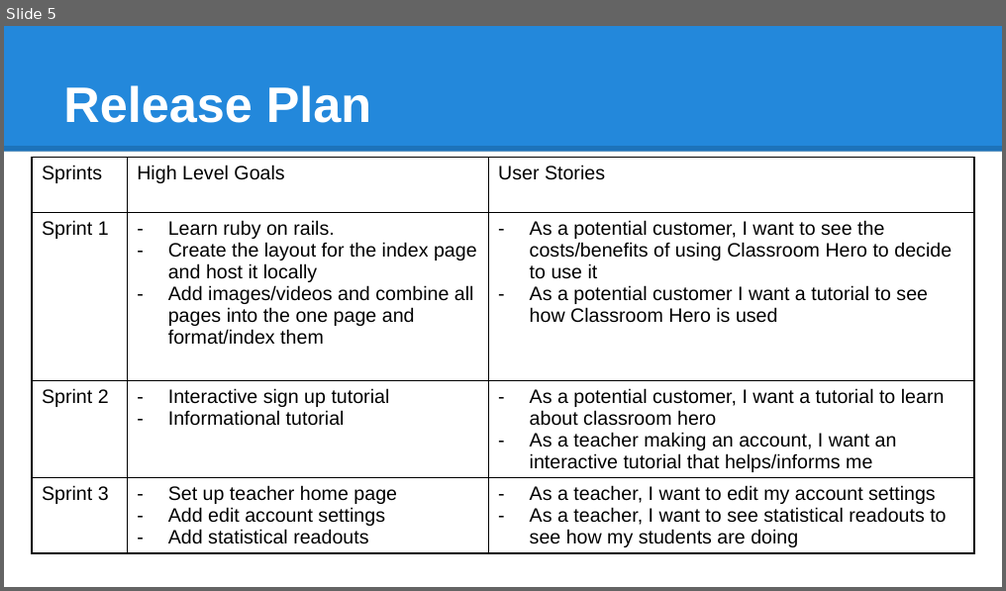
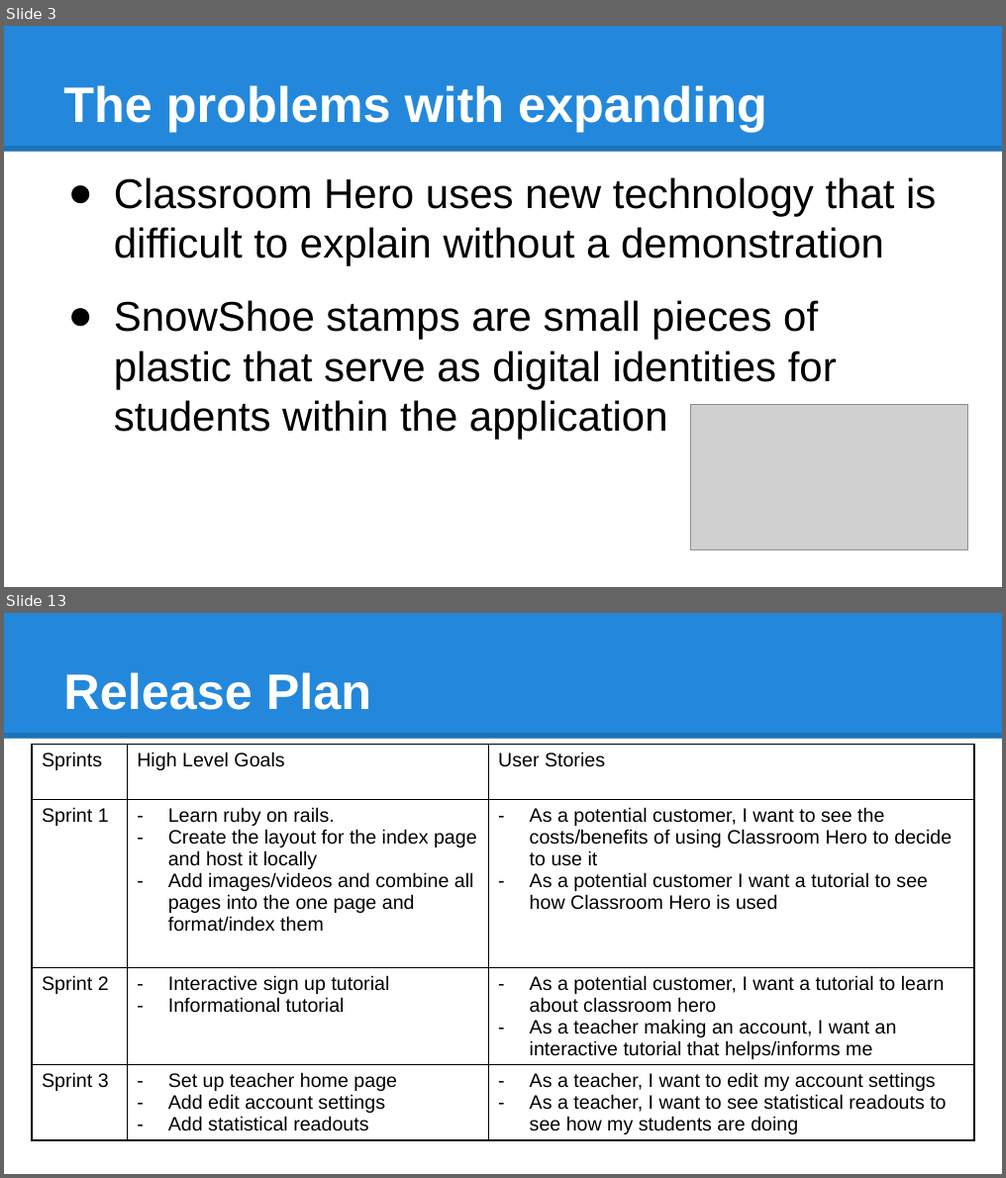
Before and after one commit to JoshNussbaum/classroom-hero-rails, a slide deck: CS115_Presentation.pptx. Shown one above the other, each under a label of ours: slide 5 before the commit, slides 3 and 13 after it; the slides between them are not shown. The pictures are 1006x591 and 1006x1178 pixels, drawn with LibreOffice and Linux fonts; fonts in the diff are those of the drawing; grey boxes stand for pictures. Boxes give left, top, right and bottom in pixels: in the first picture for what was removed or moved away, otherwise in the second. Text is boxed around its words. In the diff, an @@ line names an element or a change of style, - is before the commit and + after.

```diff
--- a/CS115_Presentation.pptx
+++ b/CS115_Presentation.pptx
@@ slide 3 added at <box>4,26,1002,587</box>, background #FFFFFF; not listed: 2 template elements that a slide beside it also shows @@
@@ title added at <box>63,85,767,131</box>, 36 pt, text #FFFFFF, bold @@
+The problems with expanding
@@ text added at <box>114,177,936,439</box>, 30 pt, text #000000 @@
+● Classroom Hero uses new technology that is difficult to explain without a demonstration
+● SnowShoe stamps are small pieces of plastic that serve as digital identities for students within the application
@@ picture added at <box>691,404,968,550</box> @@
@@ what was slide 5 is now slide 13 @@
```
Also in this commit, not shown: 2 slides changed, 9 other slides added, 2 slides removed, 6 other files.
